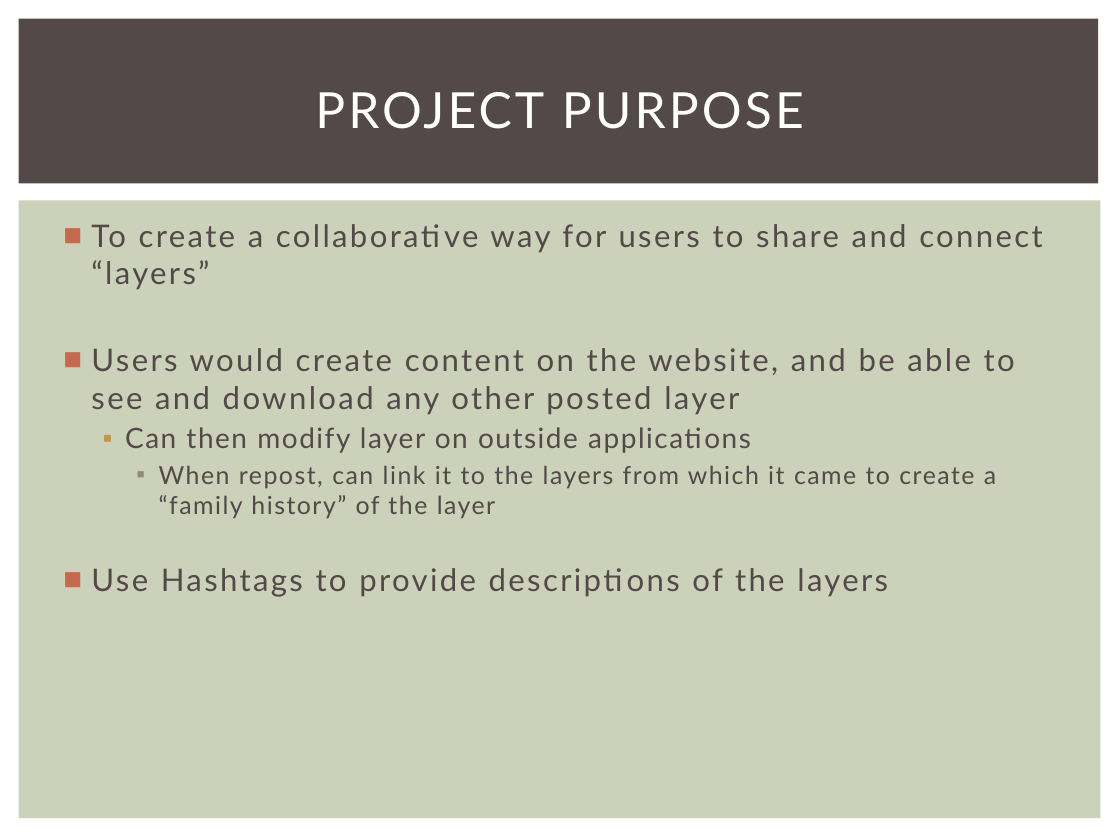
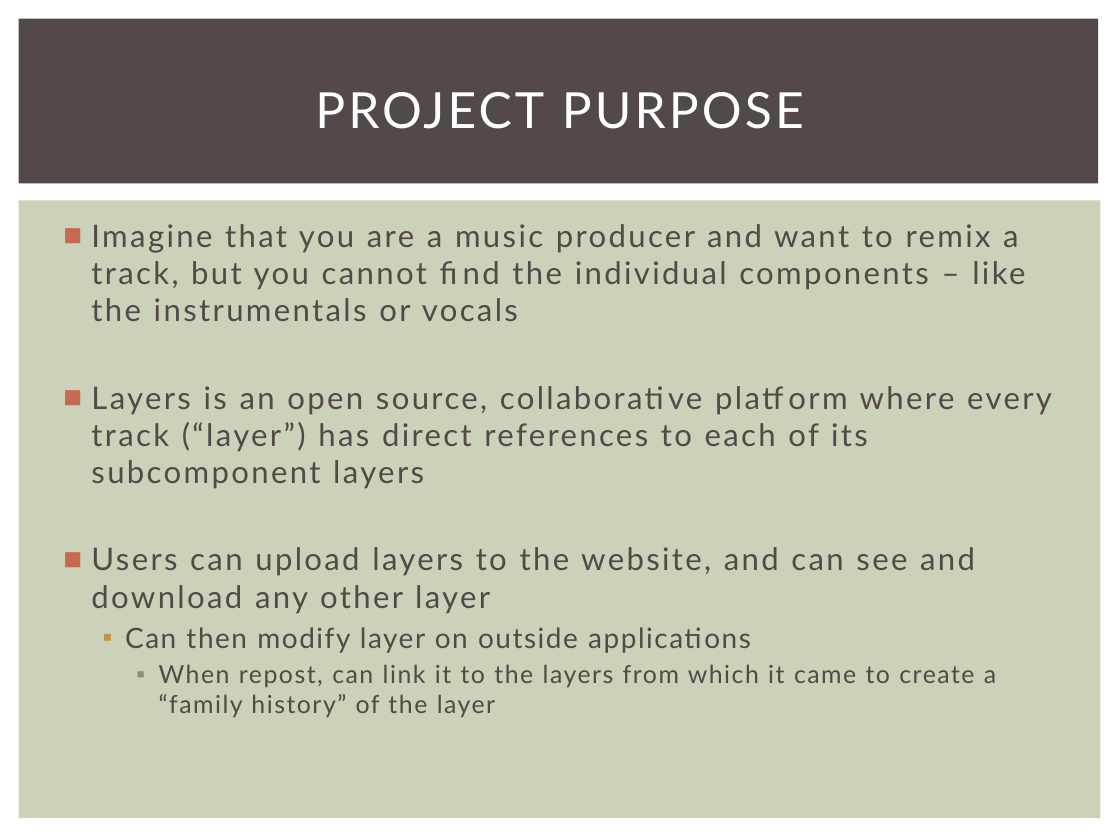
Before and after one commit to walkerq/layers, a slide deck: slide 2 of Final Project Presentation.pptx. Drawn at 1120x840 pixels with LibreOffice and Linux fonts; fonts in the diff are those of the drawing. Boxes give left, top, right and bottom in pixels: in the first picture for what was removed or moved away, otherwise in the second. Text is boxed around its words. In the diff, an @@ line names an element or a change of style, - is before the commit and + after.

```diff
--- a/Final Project Presentation.pptx
+++ b/Final Project Presentation.pptx
@@ text at [91, 224, 1052, 614]: text changed @@
-■ To create a collaborative way for users to share and connect “layers”
-■ Users would create content on the website, and be able to see and download any other posted layer
+■ Imagine that you are a music producer and want to remix a track, but you cannot find the individual components – like the instrumentals or vocals
+■ Layers is an open source, collaborative platform where every track (“layer”) has direct references to each of its subcomponent layers
+■ Users can upload layers to the website, and can see and download any other layer
@@ text at [91, 568, 888, 597]: paragraph removed @@
-■ Use Hashtags to provide descriptions of the layers
```
Also in this commit, not shown: 3 other slides changed, 1 slide added.
